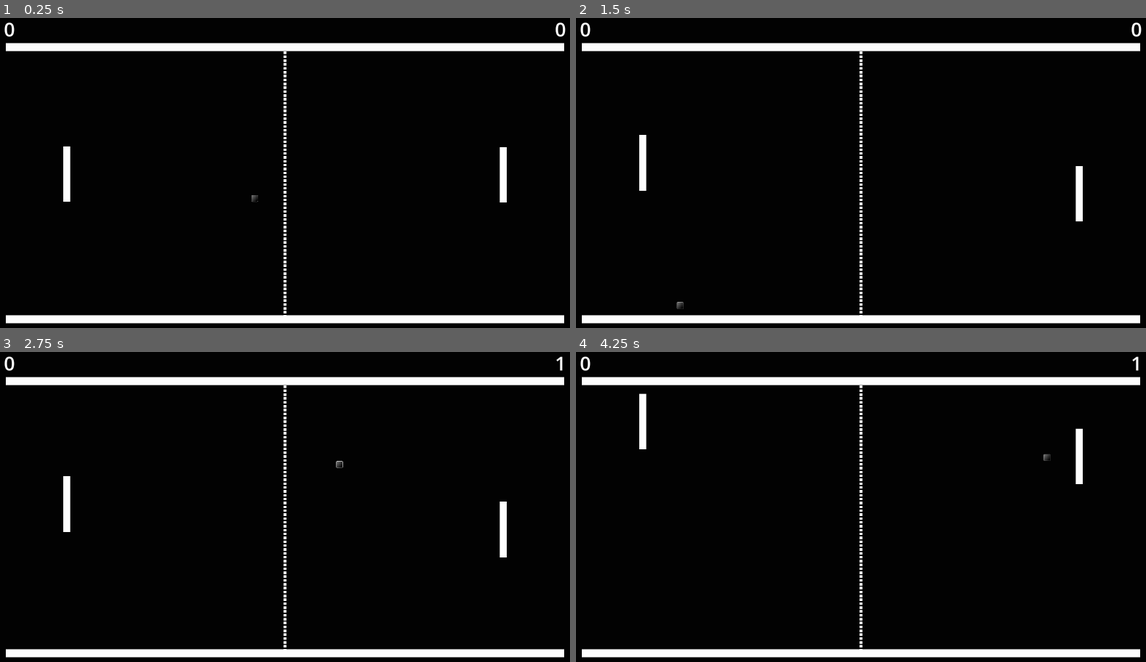
Above: before the commit, frames 1-4 (two rows, left to right).
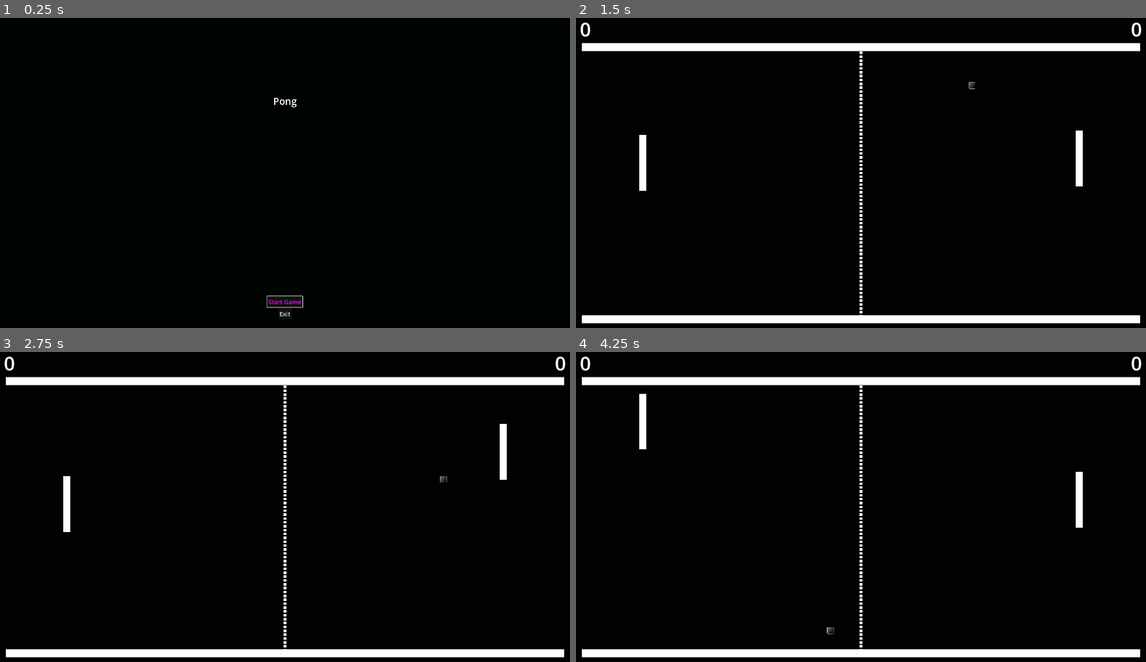
Above: after the commit, the same moments.

Repository: kuri-majo/pong
Game: Godot game, scene res://scenes/main_menu.tscn
The game is run twice, just before and just after one commit, with the same random seed, the same clock (stepped at 60 frames per second) and the same inputs. Before the commit the project starts from res://scenes/main.tscn.
Inputs (mouse positions are in pixels of both pictures, inside the frame that each line leads up to):
- Up to frame 1 (0.25 s): no input
- Up to frame 2 (1.5 s): click (861, 303) at 0.5 s, where only the run after the commit has a clickable "Start Game"; hold Up (move_up) from 1.28 s (still down)
- Up to frame 3 (2.75 s): release Up (move_up) at 2.03 s; hold Down (move_down) from 2.03 s (still down)
- Up to frame 4 (4.25 s): tap Enter at 2.75 s; release Down (move_down) at 2.78 s; hold Up (move_up) from 2.78 s (still down)

The runs differ from the first frame. In frame 1, 6.6% of the frame differs, in the area x 0-100%, y 1-99%; in frame 2, 0.3%; in frame 3, 0.6%; in frame 4, 0.5%.

Commit message:
first version main menu

Diff:
--- /dev/null
+++ b/assets/themes/main_menu_theme.tres
@@ -0,0 +1,8 @@
+[gd_resource type="Theme" format=3 uid="uid://cf8gayl0o33b4"]
+
+[resource]
+default_font_size = 16
+Button/colors/font_focus_color = Color(0.913725, 0.0588235, 0.913725, 1)
+Button/colors/font_hover_color = Color(0.912176, 0.057372, 0.912378, 1)
+Button/colors/font_hover_pressed_color = Color(0.912176, 0.057372, 0.912378, 1)
+Button/colors/font_pressed_color = Color(0.912176, 0.057372, 0.912378, 1)
--- a/project.godot
+++ b/project.godot
@@ -11,7 +11,7 @@
 [application]
 
 config/name="Pong"
-run/main_scene="res://scenes/main.tscn"
+run/main_scene="res://scenes/main_menu.tscn"
 config/features=PackedStringArray("4.2", "Forward Plus")
 boot_splash/bg_color=Color(0.00784314, 0.00784314, 0.00784314, 1)
 config/icon="res://icon.svg"
--- /dev/null
+++ b/scenes/main_menu.tscn
@@ -0,0 +1,79 @@
+[gd_scene load_steps=3 format=3 uid="uid://c14keohr14flj"]
+
+[ext_resource type="Theme" uid="uid://cf8gayl0o33b4" path="res://assets/themes/main_menu_theme.tres" id="1_k003t"]
+[ext_resource type="Script" path="res://scripts/main_menu.gd" id="2_mom58"]
+
+[node name="MainMenu" type="Control"]
+layout_mode = 3
+anchors_preset = 15
+anchor_right = 1.0
+anchor_bottom = 1.0
+grow_horizontal = 2
+grow_vertical = 2
+theme = ExtResource("1_k003t")
+script = ExtResource("2_mom58")
+
+[node name="BackgroundColor" type="ColorRect" parent="."]
+layout_mode = 1
+anchors_preset = 15
+anchor_right = 1.0
+anchor_bottom = 1.0
+grow_horizontal = 2
+grow_vertical = 2
+color = Color(0, 0.0156863, 0, 1)
+
+[node name="MarginContainer" type="MarginContainer" parent="."]
+layout_mode = 1
+anchors_preset = 15
+anchor_right = 1.0
+anchor_bottom = 1.0
+grow_horizontal = 2
+grow_vertical = 2
+theme_override_constants/margin_left = 120
+theme_override_constants/margin_top = 60
+theme_override_constants/margin_right = 120
+theme_override_constants/margin_bottom = 60
+
+[node name="VBoxContainer" type="VBoxContainer" parent="MarginContainer"]
+layout_mode = 2
+alignment = 1
+
+[node name="Label" type="Label" parent="MarginContainer/VBoxContainer"]
+layout_mode = 2
+size_flags_vertical = 3
+theme_override_font_sizes/font_size = 32
+text = "Pong"
+horizontal_alignment = 1
+vertical_alignment = 1
+
+[node name="ButtonsVBox" type="VBoxContainer" parent="MarginContainer/VBoxContainer"]
+unique_name_in_owner = true
+layout_mode = 2
+size_flags_vertical = 10
+
+[node name="StartGameBotton" type="Button" parent="MarginContainer/VBoxContainer/ButtonsVBox"]
+layout_mode = 2
+size_flags_horizontal = 4
+size_flags_vertical = 4
+focus_neighbor_top = NodePath("../ExitButton")
+focus_neighbor_bottom = NodePath("../ExitButton")
+focus_next = NodePath("../ExitButton")
+focus_previous = NodePath("../ExitButton")
+theme_override_font_sizes/font_size = 20
+text = "Start Game"
+
+[node name="ExitButton" type="Button" parent="MarginContainer/VBoxContainer/ButtonsVBox"]
+layout_mode = 2
+size_flags_horizontal = 4
+size_flags_vertical = 4
+focus_neighbor_top = NodePath("../StartGameBotton")
+focus_neighbor_bottom = NodePath("../StartGameBotton")
+focus_next = NodePath("../StartGameBotton")
+focus_previous = NodePath("../StartGameBotton")
+theme_override_font_sizes/font_size = 20
+text = "Exit"
+
+[connection signal="visibility_changed" from="." to="." method="_on_visibility_changed"]
+[connection signal="visibility_changed" from="MarginContainer/VBoxContainer/ButtonsVBox" to="." method="_on_buttons_v_box_visibility_changed"]
+[connection signal="pressed" from="MarginContainer/VBoxContainer/ButtonsVBox/StartGameBotton" to="." method="_on_start_game_botton_pressed"]
+[connection signal="pressed" from="MarginContainer/VBoxContainer/ButtonsVBox/ExitButton" to="." method="_on_exit_button_pressed"]
--- a/scripts/main.gd
+++ b/scripts/main.gd
@@ -7,6 +7,19 @@
 @onready var enemy_paddle = $EnemyPaddle
 @onready var ball = $Ball
 @onready var ui = $UI
+
+
+func _ready():
+	new_game()
+
+
+func new_game():
+	player_points = 0
+	enemy_points = 0
+	ui.update_player_score(player_points)
+	ui.update_enemy_score(enemy_points)
+	reset_game_state()
+
 
 func _on_enemy_point_scored():
 	enemy_points += 1
--- /dev/null
+++ b/scripts/main_menu.gd
@@ -0,0 +1,25 @@
+extends Control
+
+@onready var buttons_v_box = %ButtonsVBox
+
+
+func _ready():
+	focus_button()
+
+
+func _on_start_game_botton_pressed():
+	get_tree().change_scene_to_file("res://scenes/main.tscn")
+
+
+func _on_exit_button_pressed():
+	get_tree().quit()
+
+
+func _on_visibility_changed():
+	focus_button()
+
+func focus_button():
+	if buttons_v_box:  # is there a reference to the buttons_v_box?
+		var button: Button = buttons_v_box.get_child(0)  # get first element
+		if button is Button:
+			button.grab_focus()
